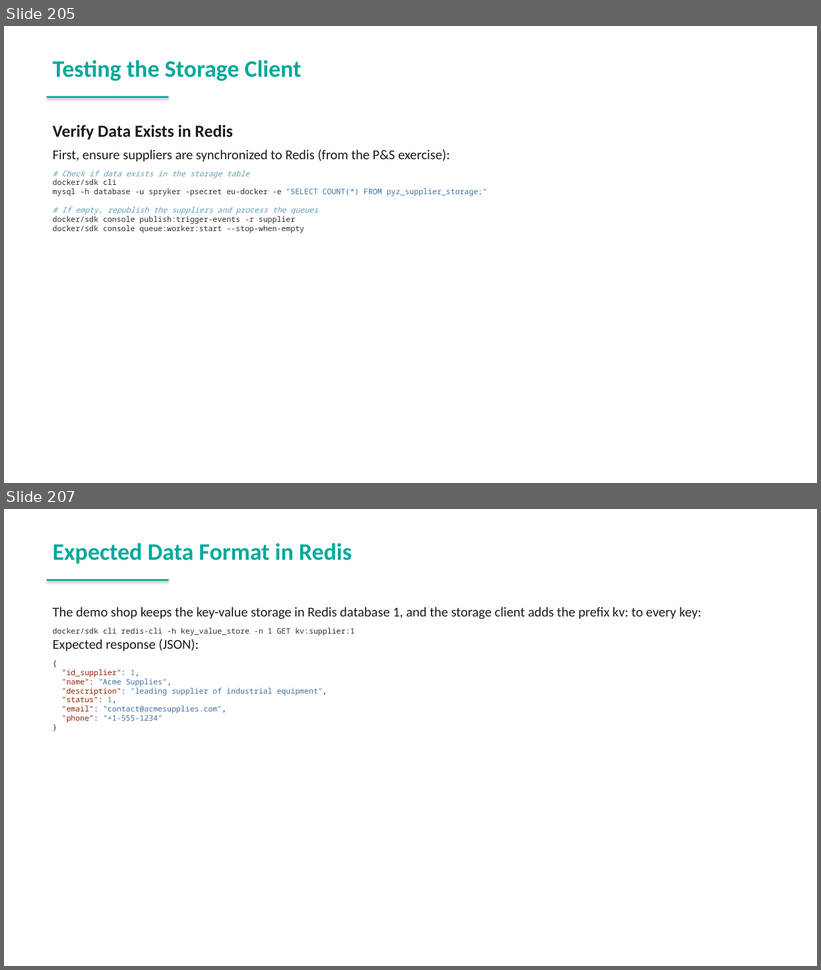
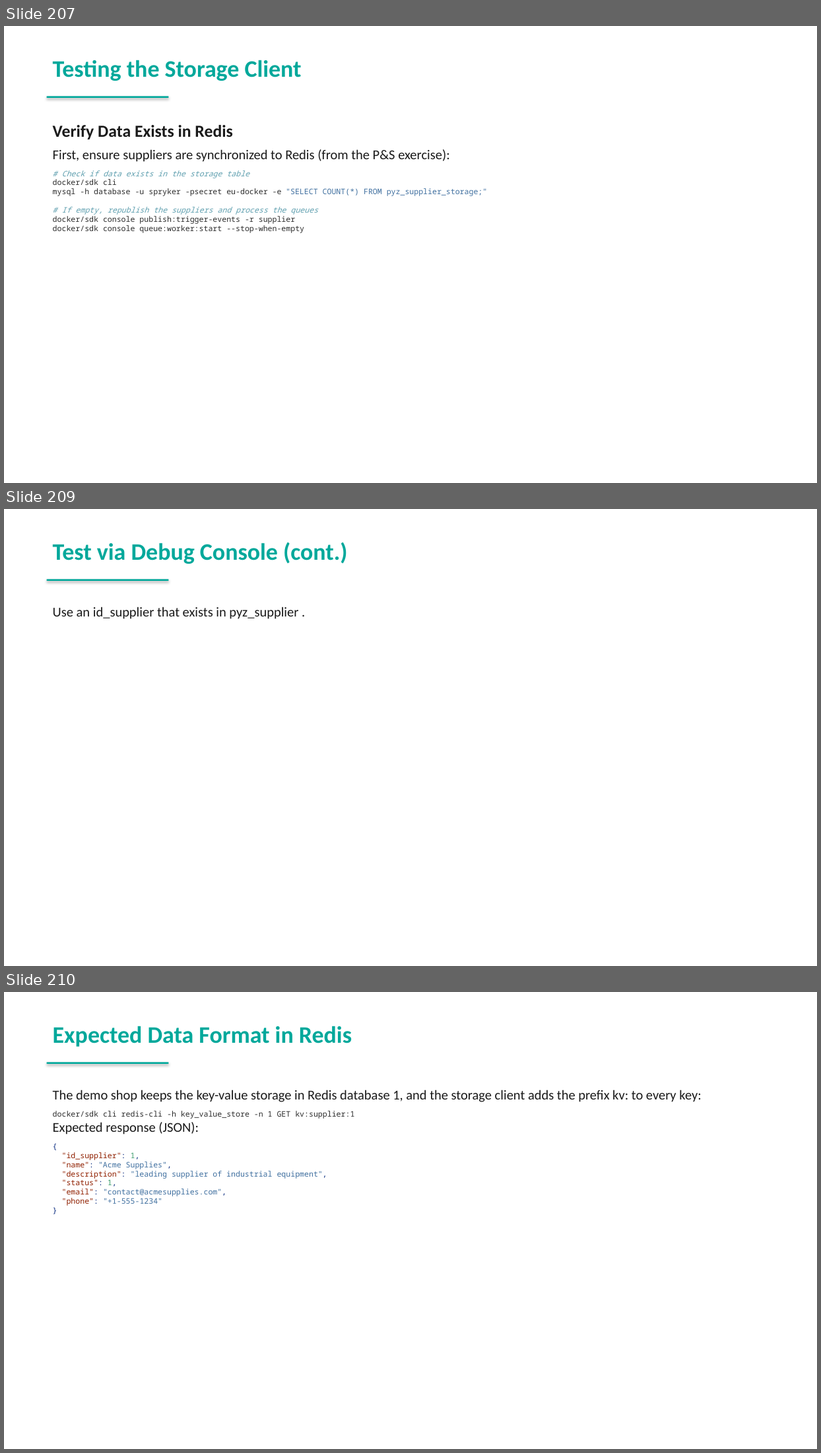
Before and after one commit to spryker-academy/instructor-exercises, a slide deck: guides-pptx/spryker-academy-professional.pptx. Shown one above the other, each under a label of ours: slides 205 and 207 before the commit, slides 207, 209 and 210 after it; the slides between them are not shown. The pictures are 821x970 and 821x1453 pixels, drawn with LibreOffice and Linux fonts; fonts in the diff are those of the drawing. Boxes give left, top, right and bottom in pixels: in the first picture for what was removed or moved away, otherwise in the second. Text is boxed around its words. In the diff, an @@ line names an element or a change of style, - is before the commit and + after.

```diff
--- a/guides-pptx/spryker-academy-professional.pptx
+++ b/guides-pptx/spryker-academy-professional.pptx
@@ slide 209 added at (4,509,817,966), background #FFFFFF @@
@@ text added at (53,542,347,564), 28 pt, text #00A89B, bold @@
+Test via Debug Console (cont.)
@@ rectangle added at (47,579,169,581), fill #00A89B @@
@@ text added at (53,607,298,619), 16 pt, text #1A1A1A @@
+Use an id_supplier that exists in pyz_supplier .
@@ what was slide 205 is now slide 207 @@
@@ what was slide 207 is now slide 210 @@
```
Also in this commit, not shown: 4 slides changed, 2 other slides added, 18 other files.
